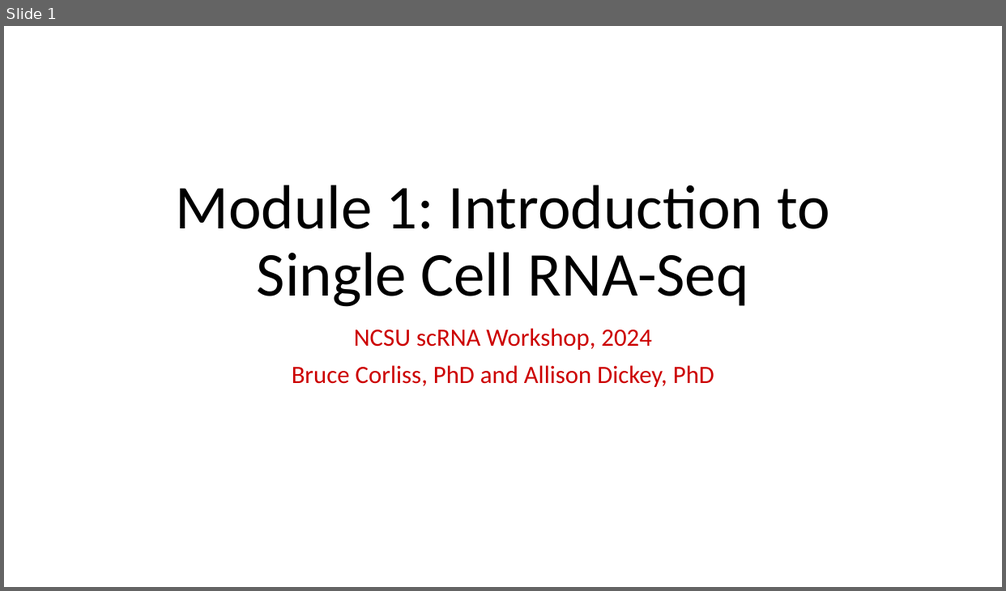
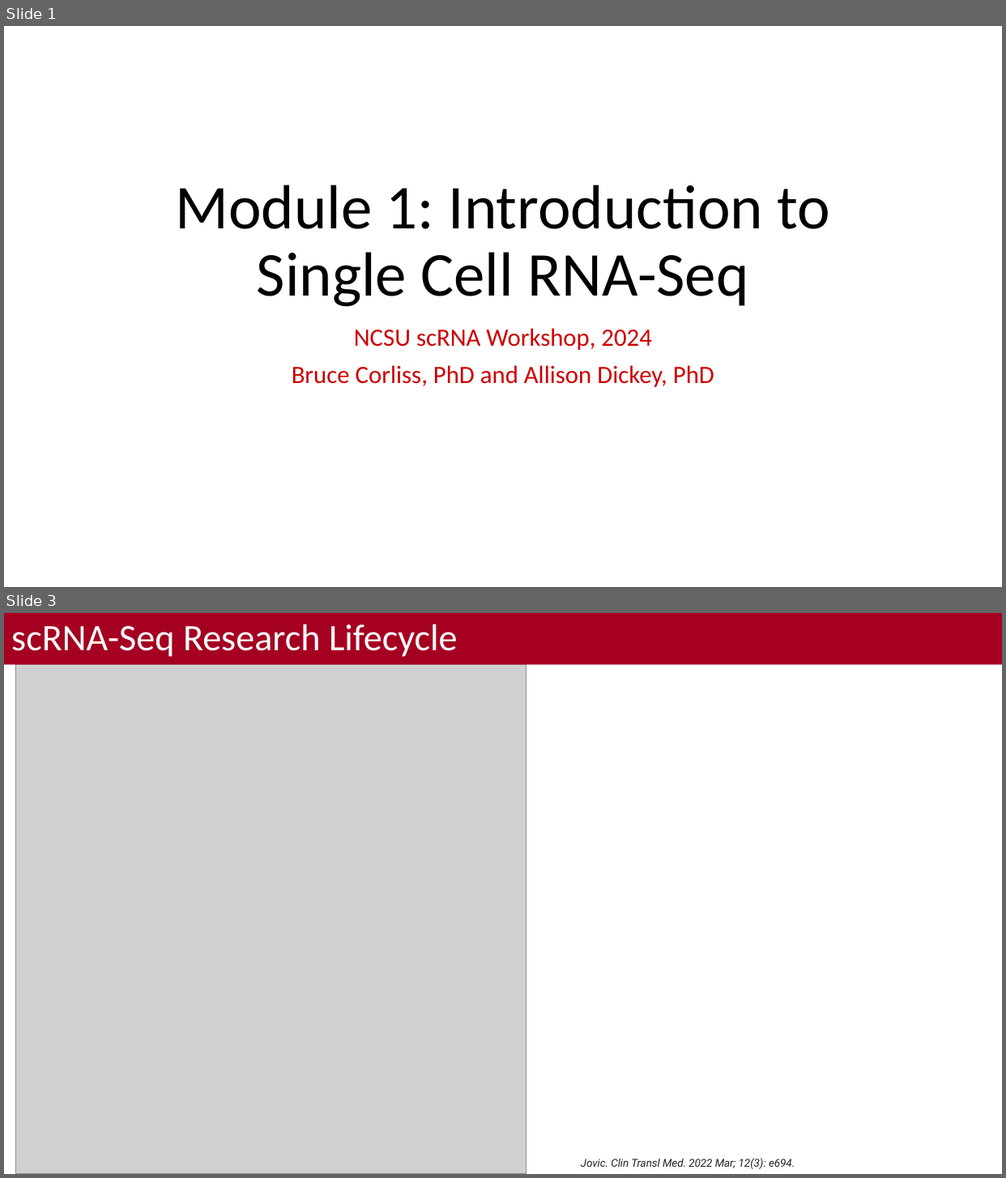
Before and after one commit to bacorli2/scrna_workshop, a slide deck: M1_Intro_scRNA-Seq/Introduction_scRNA-Seq.pptx. Shown one above the other, each under a label of ours: slide 1 before the commit, slides 1 and 3 after it; the slides between them are not shown. The pictures are 1006x591 and 1006x1178 pixels, drawn with LibreOffice and Linux fonts; fonts in the diff are those of the drawing; grey boxes stand for pictures; background and template pictures are left out. Boxes give left, top, right and bottom in pixels: in the first picture for what was removed or moved away, otherwise in the second. Text is boxed around its words. In the diff, an @@ line names an element or a change of style, - is before the commit and + after.

```diff
--- a/M1_Intro_scRNA-Seq/Introduction_scRNA-Seq.pptx
+++ b/M1_Intro_scRNA-Seq/Introduction_scRNA-Seq.pptx
@@ slide 3 added at (4, 613, 1002, 1174), background #FFFFFF; not listed: 1 template element that a slide beside it also shows @@
@@ title added at (4, 613, 1002, 665), fill #A50021, 36 pt, text #FFFFFF @@
+scRNA-Seq Research Lifecycle
@@ picture added at (16, 665, 526, 1174) @@
@@ text added at (581, 1158, 795, 1169), 10.5 pt, text #212121, italic @@
+Jovic. Clin Transl Med. 2022 Mar; 12(3): e694.
```
Also in this commit, not shown: 1 slide changed, 9 other slides added, 1 other file.
